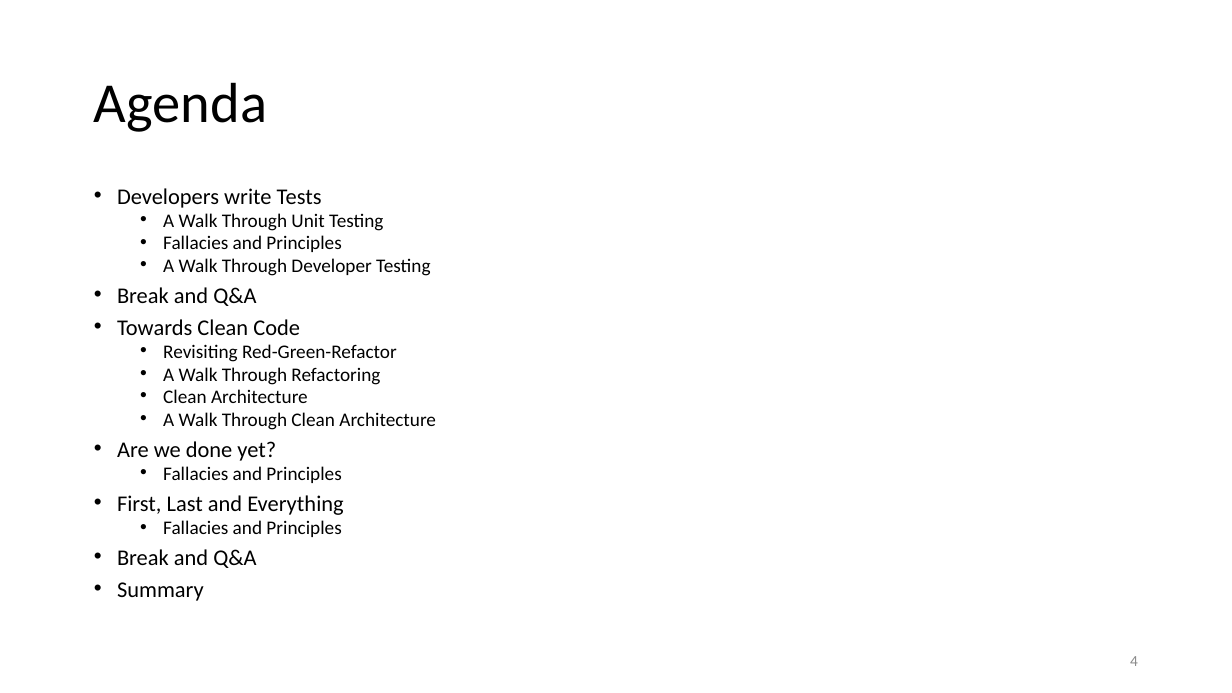
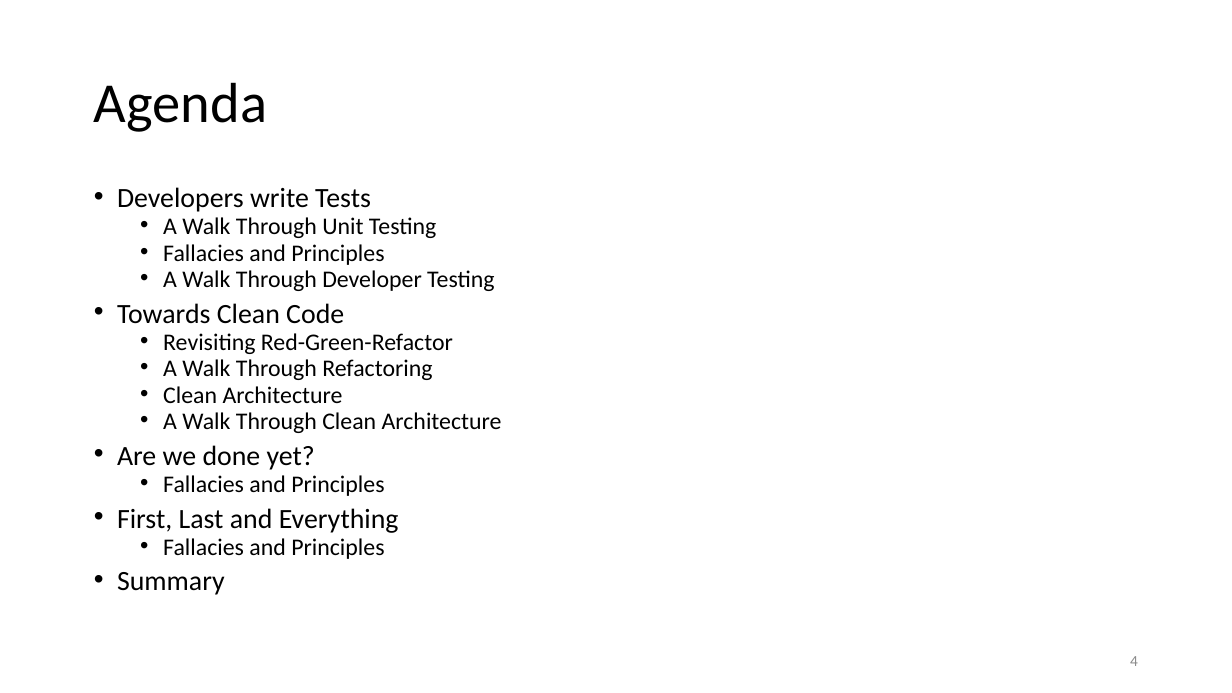
Before and after one commit to iancooper/Presentations, a slide deck: slide 4 of TDD Rediscovered.pptx. Drawn at 1232x693 pixels with LibreOffice and Linux fonts; fonts in the diff are those of the drawing. Boxes give left, top, right and bottom in pixels: in the first picture for what was removed or moved away, otherwise in the second. Text is boxed around its words. In the diff, an @@ line names an element or a change of style, - is before the commit and + after.

```diff
--- a/TDD Rediscovered.pptx
+++ b/TDD Rediscovered.pptx
@@ text "Developers write Tests" at bbox=[117, 187, 502, 595]: size 17.5 to 21.7 pt in "Developers write Tests", "Towards Clean Code", "Are we done yet?", "First, Last and Everything" and 1 more places; size 15 to 18.6 pt in "A Walk Through Unit Testing", "Fallacies and Principles", "A Walk Through Developer Testing", "Revisiting Red-Green-Refactor" and 5 more places @@
@@ text at bbox=[117, 287, 256, 306]: paragraph removed @@
-• Break and Q&A
@@ text at bbox=[117, 549, 256, 568]: paragraph removed @@
-• Break and Q&A
```
Also in this commit, not shown: 3 other slides changed.
